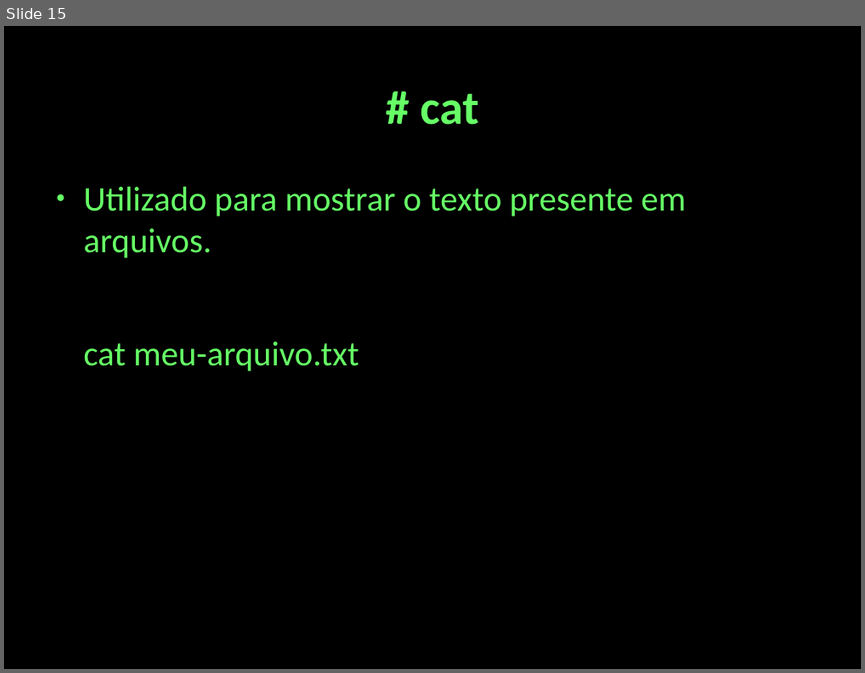
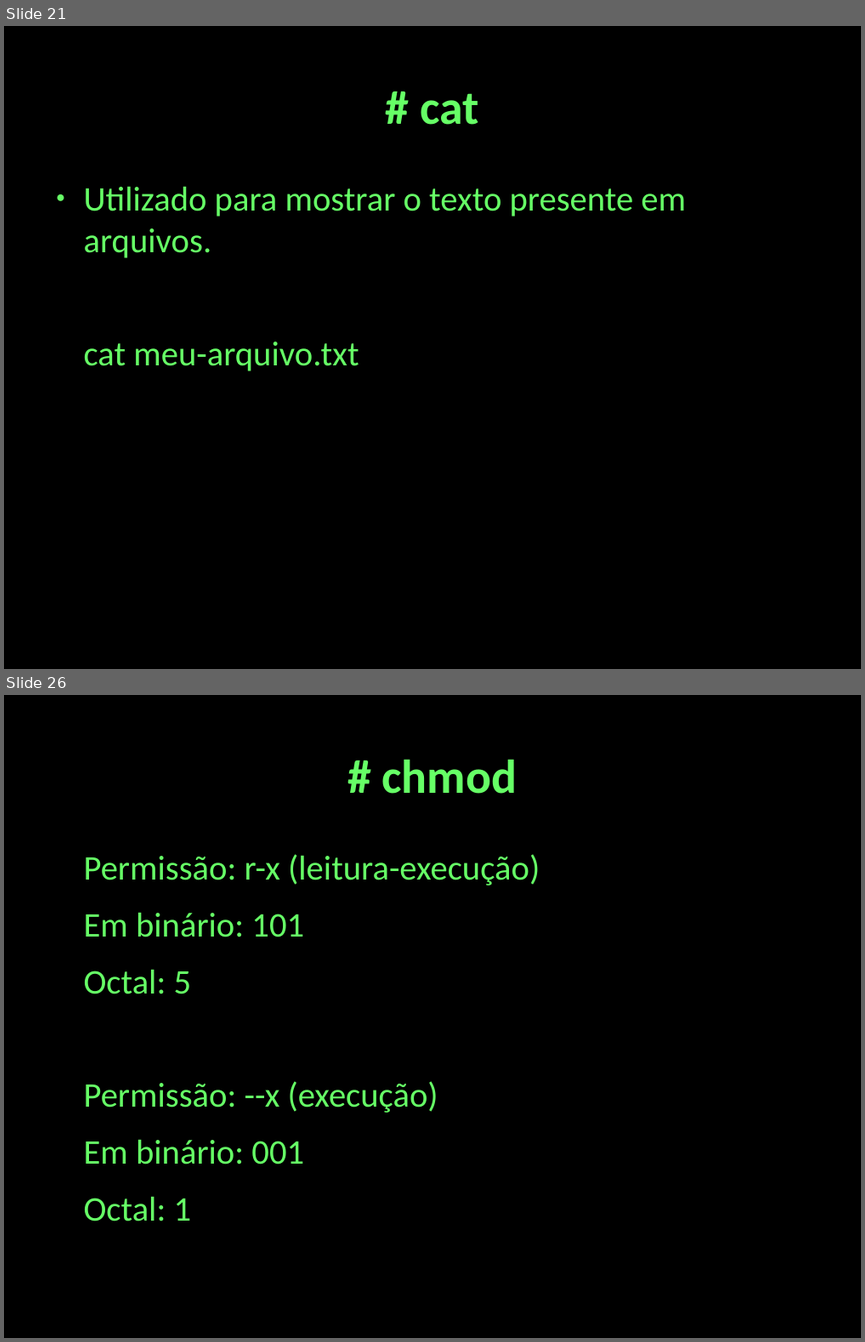
Before and after one commit to cjlcarvalho/presentations, a slide deck: shell-presentation.odp. Shown one above the other, each under a label of ours: slide 15 before the commit, slides 21 and 26 after it; the slides between them are not shown. The pictures are 865x673 and 865x1342 pixels, drawn with LibreOffice and Linux fonts; fonts in the diff are those of the drawing. Boxes give left, top, right and bottom in pixels: in the first picture for what was removed or moved away, otherwise in the second. Text is boxed around its words. In the diff, an @@ line names an element or a change of style, - is before the commit and + after.

```diff
--- a/shell-presentation.odp
+++ b/shell-presentation.odp
@@ slide 26 added at (4, 695, 861, 1338), background #000000 @@
@@ title added at (382, 759, 517, 794), 44 pt, text #66FF66, bold @@
+# chmod
@@ text added at (84, 854, 540, 1221), 32 pt, text #66FF66 @@
+Permissão: r-x (leitura-execução)
+Em binário: 101
+Octal: 5
+Permissão: --x (execução)
+Em binário: 001
+Octal: 1
@@ what was slide 15 is now slide 21 @@
```
Also in this commit, not shown: 1 slide changed, 13 other slides added, 2 other files.
